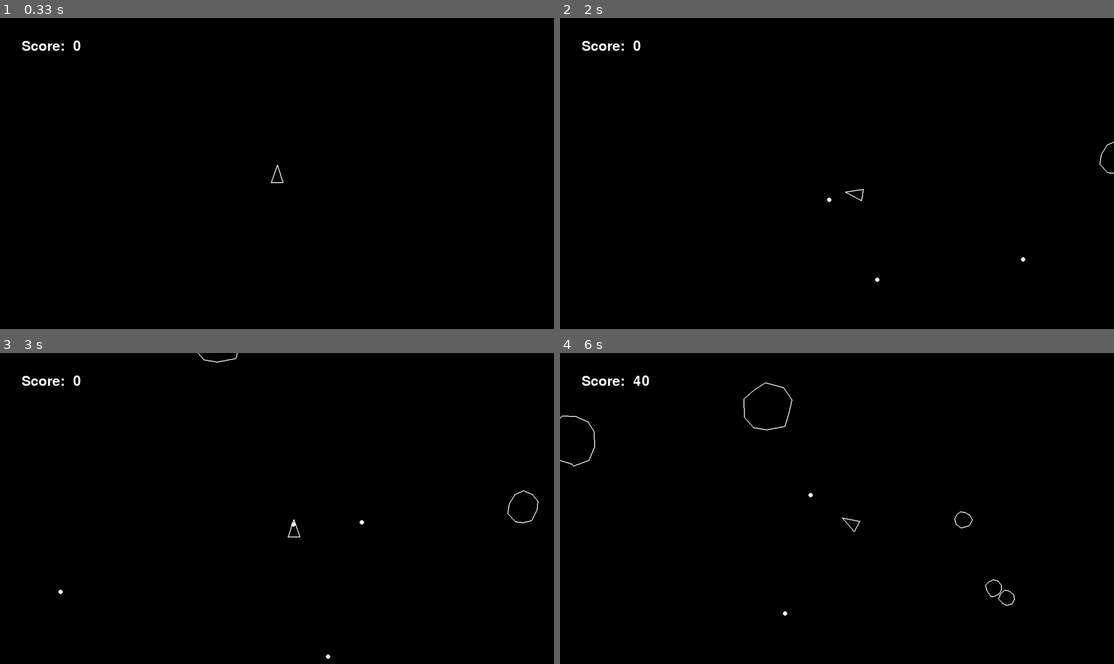
Above: before the commit, frames 1-4 (two rows, left to right).
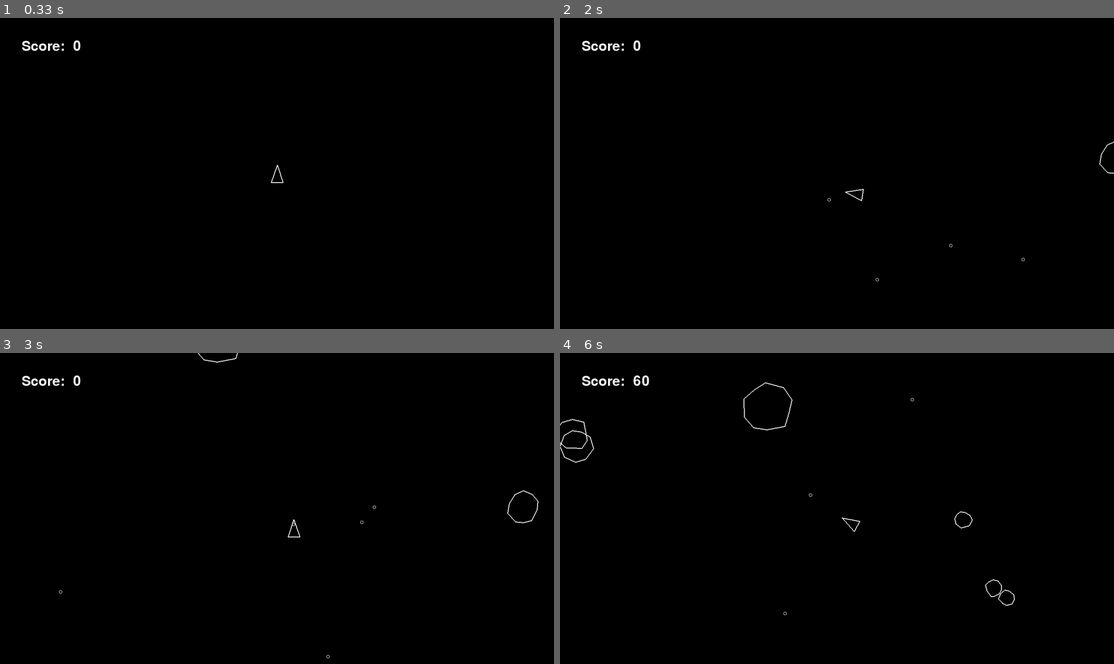
Above: after the commit, the same moments.

Repository: Atomk/asteroids-pygame
Game: pygame game, started from main.py
The game is run twice, just before and just after one commit, with the same random seed, the same clock (stepped at 60 frames per second) and the same inputs.
Inputs:
- Up to frame 1 (0.33 s): no input
- Up to frame 2 (2 s): tap Space at 0.33, 0.73, 1.03, 1.23, 1.57, 1.87 s; hold Right 0.67-1.13 s; hold Up 1.17-1.47 s; hold Right 1.5-1.97 s
- Up to frame 3 (3 s): hold Left 2-2.53 s; tap Space at 2.07, 2.37, 2.63, 2.93 s; hold Left 2.57-2.97 s
- Up to frame 4 (6 s): hold Up 3-3.37 s; tap Space at 3.07, 3.47, 3.77, 4.13, 4.43, 4.63, 4.93, 5.13, 5.47, 5.77, 5.97 s; hold Right 3.4-4.03 s; hold Left 4.07-4.53 s; hold Right 4.57-5.03 s; hold Up 5.07-5.37 s; hold Right 5.4-5.87 s; hold Left from 5.9 s (still down)

Frame 1 is identical in both runs. In frame 2, less than 0.1% of the frame differs, in the area x 48-84%, y 57-85%; in frame 3, less than 0.1%; in frame 4, 0.3%, in the area x 0-64%, y 7-85%.

Commit message:
feat: shots wraparound

Diff:
--- a/constants.py
+++ b/constants.py
@@ -12,4 +12,5 @@
 PLAYER_SHOOT_SPEED = 500
 PLAYER_SHOOT_COOLDOWN = 0.3  # seconds
 
-SHOT_RADIUS = 5
+SHOT_RADIUS = 4
+SHOT_LIFETIME = 1.5
--- a/shot.py
+++ b/shot.py
@@ -5,9 +5,26 @@
 class Shot(CircleShape):
     def __init__(self, x, y, radius):
         super().__init__(x, y, radius)
+        self.lifetime = 0
 
     def update(self, delta_time):
+        # Lifeitime prevents infinite wraparound
+        self.lifetime += delta_time
+        if self.lifetime > SHOT_LIFETIME:
+            self.kill()
+            return
+
         self.position += self.velocity * delta_time
+        # wraparound x
+        if self.position.x < -self.radius:
+            self.position.x = SCREEN_WIDTH + self.radius
+        elif self.position.x > SCREEN_WIDTH + self.radius:
+            self.position.x = -self.radius
+        # wraparound y
+        if self.position.y < -self.radius:
+            self.position.y = SCREEN_HEIGHT + self.radius
+        elif self.position.y > SCREEN_HEIGHT + self.radius:
+            self.position.y = -self.radius
 
     def draw(self, screen):
-        pygame.draw.circle(screen, "white", self.position, self.radius)
+        pygame.draw.circle(screen, "white", self.position, self.radius, 1)
